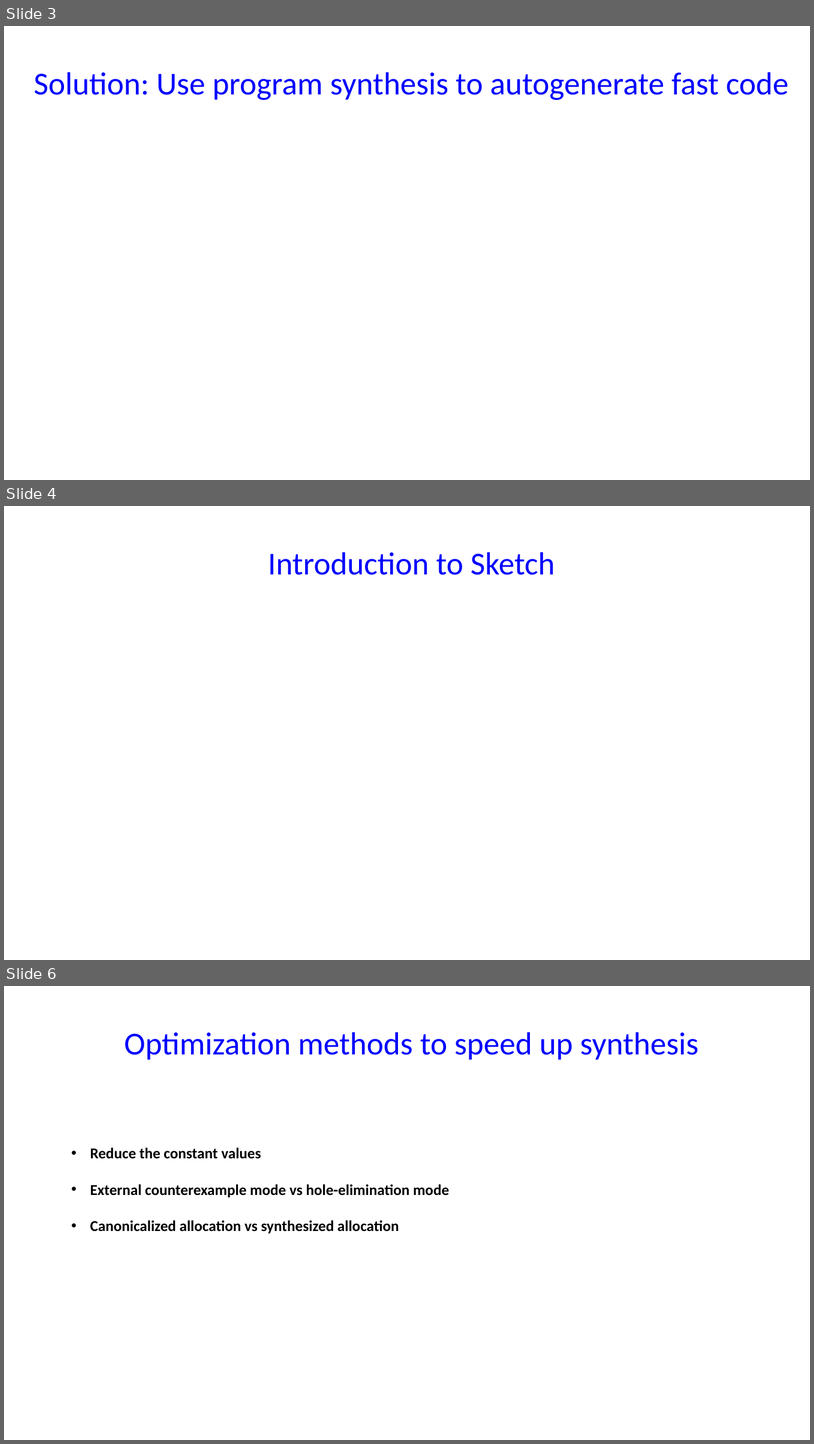
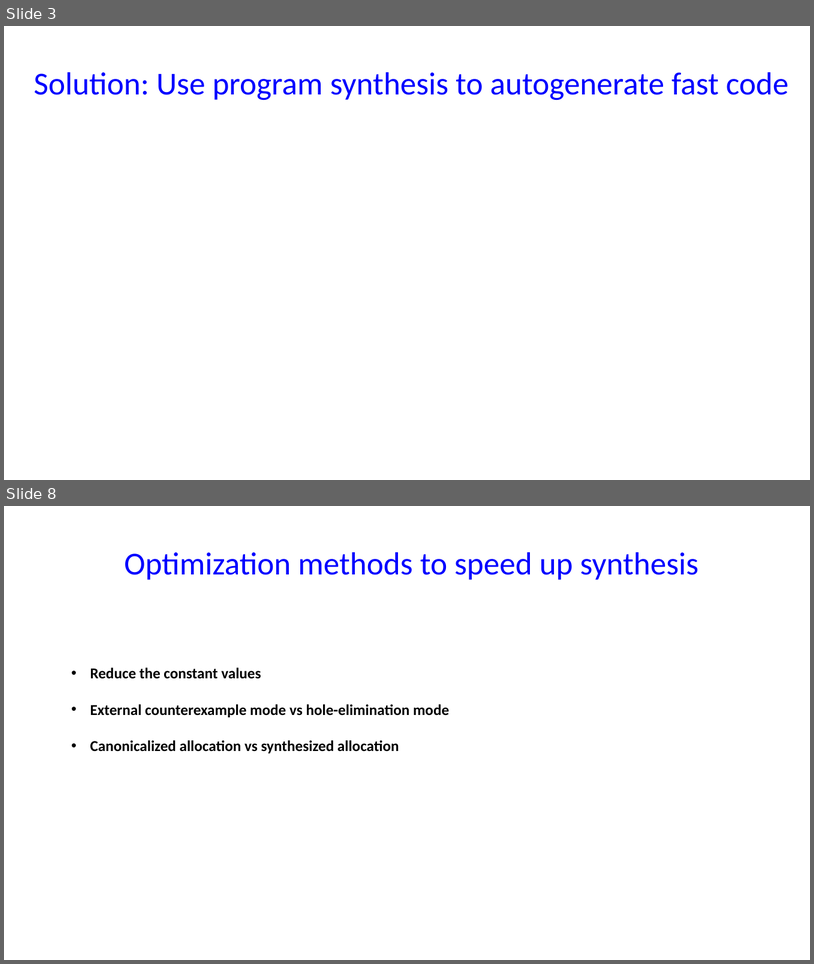
Before and after one commit to chipmunk-project/chipmunk_talk, a slide deck: HotNets_talk.pptx. Shown one above the other, each under a label of ours: slides 3, 4 and 6 before the commit, slides 3 and 8 after it; the slides between them are not shown. The pictures are 814x1444 and 814x964 pixels, drawn with LibreOffice and Linux fonts; fonts in the diff are those of the drawing. Boxes give left, top, right and bottom in pixels: in the first picture for what was removed or moved away, otherwise in the second. Text is boxed around its words. In the diff, an @@ line names an element or a change of style, - is before the commit and + after.

```diff
--- a/HotNets_talk.pptx
+++ b/HotNets_talk.pptx
@@ slide 4 removed at (4,506,810,960), background #FFFFFF @@
@@ text removed at (268,552,555,575) @@
-Introduction to Sketch
@@ what was slide 6 is now slide 8 @@
```
Also in this commit, not shown: 2 slides changed, 9 slides added, 1 other slide removed.
